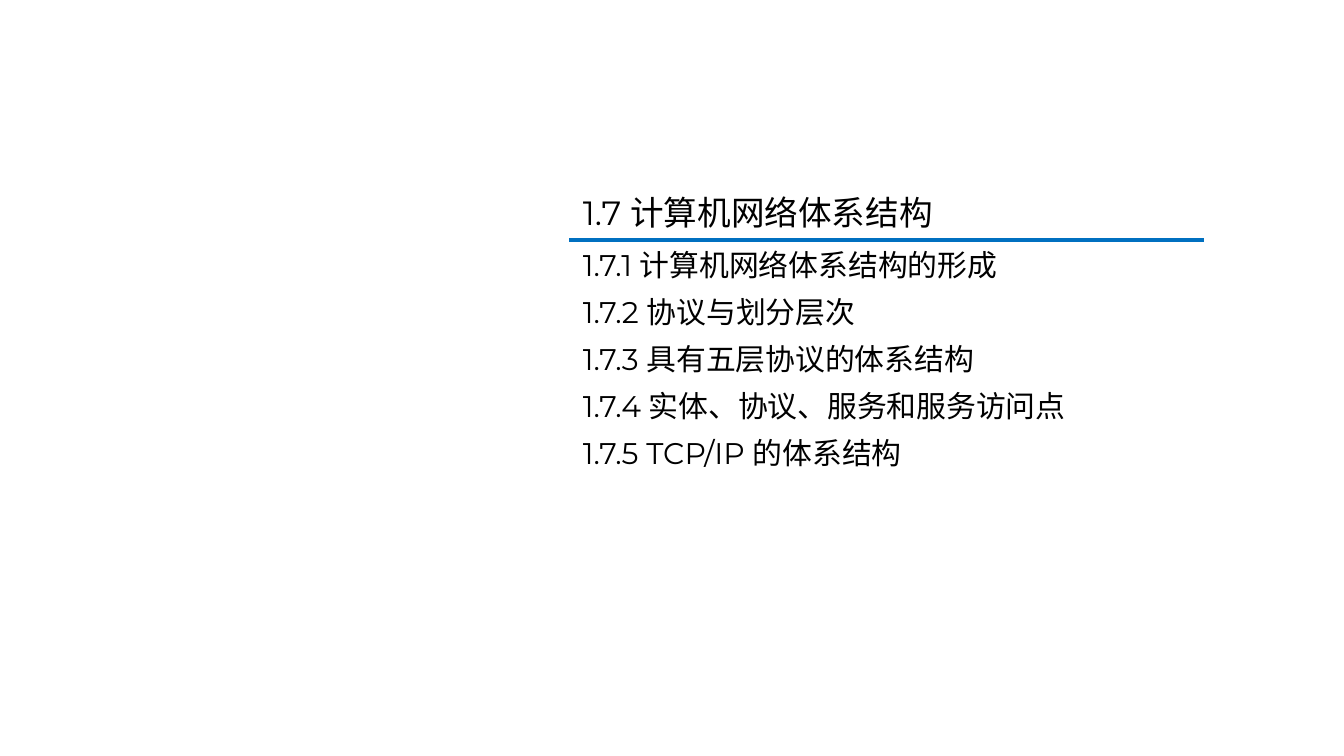
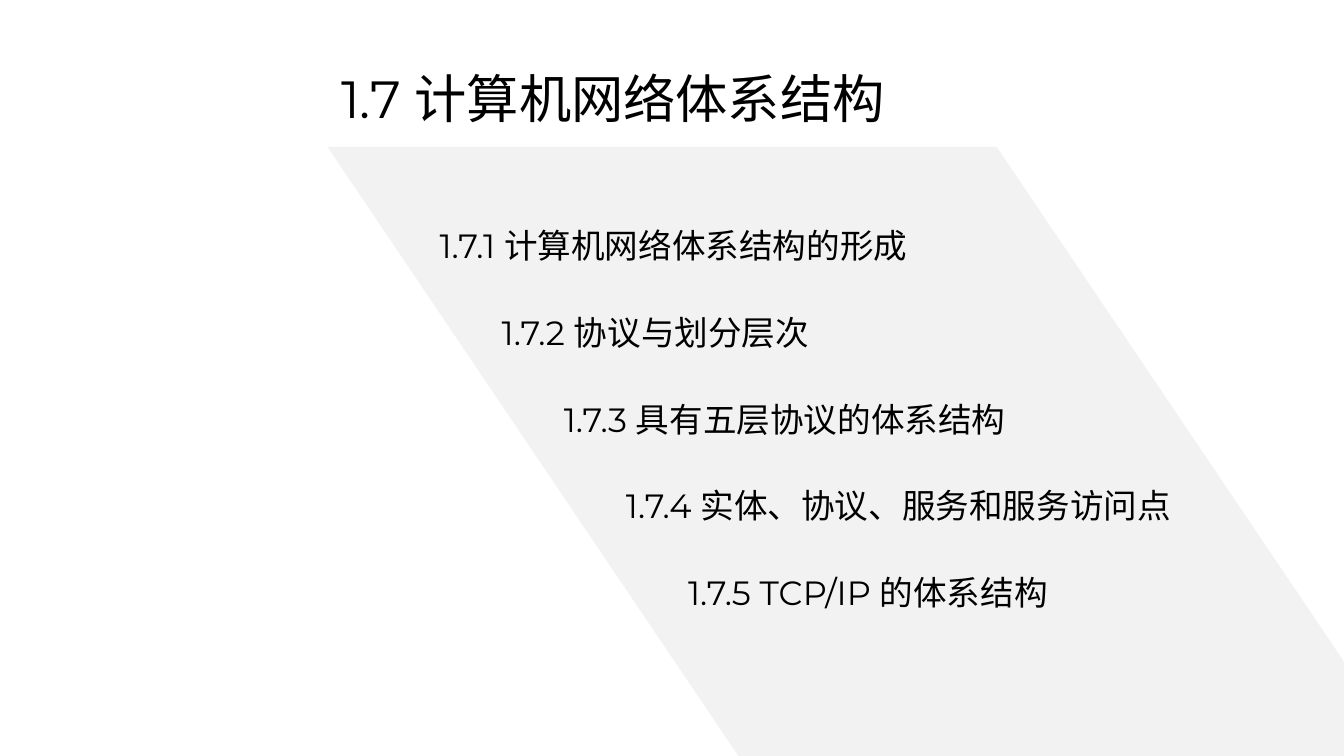
Before and after one commit to glplaman/glplaman.github.io, a slide deck: slide 92 of network/ppt/chap1.pptx. Drawn at 1344x756 pixels with LibreOffice and Linux fonts; fonts in the diff are those of the drawing; background and template pictures are left out. Boxes give left, top, right and bottom in pixels: in the first picture for what was removed or moved away, otherwise in the second. Text is boxed around its words. In the diff, an @@ line names an element or a change of style, - is before the commit and + after.

```diff
--- a/network/ppt/chap1.pptx
+++ b/network/ppt/chap1.pptx
@@ title "1.7 计算机网络体系结构": place and size @@
-title "1.7 计算机网络体系结构" at <box>583,196,932,228</box>
+title "1.7 计算机网络体系结构" at <box>341,73,885,123</box>
@@ title "1.7 计算机网络体系结构" at <box>341,73,885,123</box>: size 18 to 28 pt; line spacing 0.9 to 1 @@
@@ freeform shape added at <box>328,146,1344,755</box>, fill #F2F2F2 @@
@@ text added at <box>440,229,907,261</box>, 18 pt, text #000000 @@
+1.7.1 计算机网络体系结构的形成
@@ line removed from (570, 239) to (1204, 239) @@
@@ text removed at <box>583,250,1066,467</box> @@
-1.7.1 计算机网络体系结构的形成
-1.7.2 协议与划分层次
-1.7.3 具有五层协议的体系结构
-1.7.4 实体、协议、服务和服务访问点
-1.7.5 TCP/IP 的体系结构
@@ text added at <box>502,316,809,348</box>, 18 pt, text #000000 @@
+1.7.2 协议与划分层次
@@ text added at <box>564,403,1006,435</box>, 18 pt, text #000000 @@
+1.7.3 具有五层协议的体系结构
@@ text added at <box>626,489,1170,521</box>, 18 pt, text #000000 @@
+1.7.4 实体、协议、服务和服务访问点
@@ text added at <box>688,576,1048,609</box>, 18 pt, text #000000 @@
+1.7.5 TCP/IP 的体系结构
```
Also in this commit, not shown: 7 other slides changed, 1 slide added, 1 slide removed, 8 other files.
